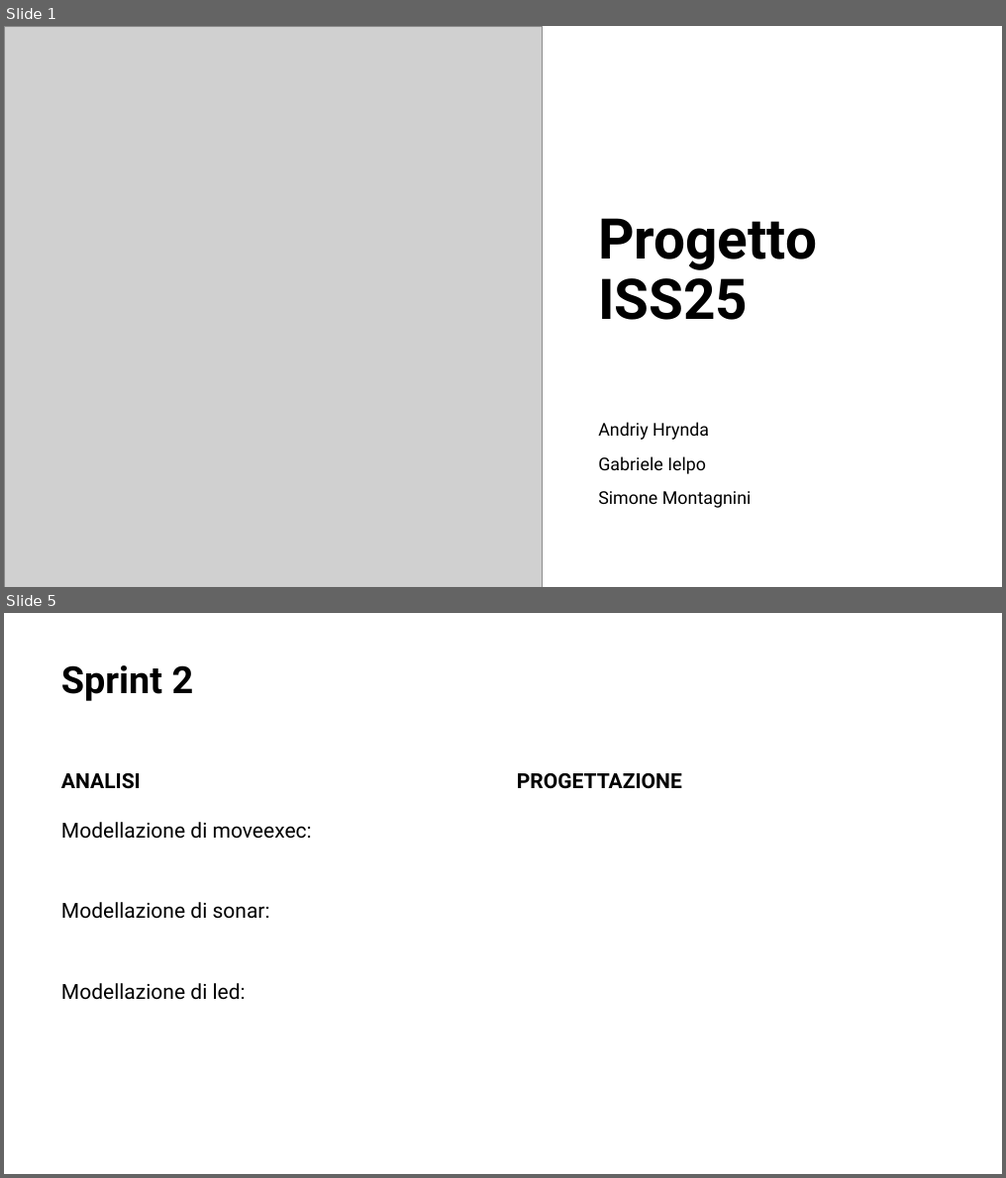
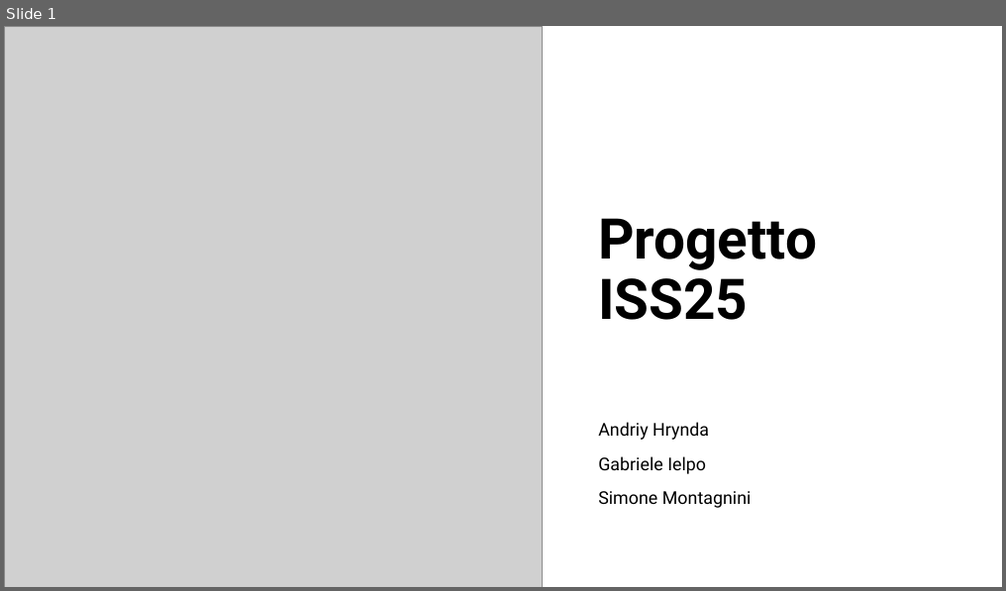
Before and after one commit to simonemontagnini02/ProgettoISS25, a slide deck: Presentazione/Progetto_ISS25.pptx. Shown one above the other, each under a label of ours: slides 1 and 5 before the commit, slide 1 after it; the slides between them are not shown. The pictures are 1006x1178 and 1006x591 pixels, drawn with LibreOffice and Linux fonts; fonts in the diff are those of the drawing; grey boxes stand for pictures. Boxes give left, top, right and bottom in pixels: in the first picture for what was removed or moved away, otherwise in the second. Text is boxed around its words. In the diff, an @@ line names an element or a change of style, - is before the commit and + after.

```diff
--- a/Presentazione/Progetto_ISS25.pptx
+++ b/Presentazione/Progetto_ISS25.pptx
@@ slide 5 removed at (x1=4, y1=613, x2=1002, y2=1174), background #FFFFFF @@
@@ title removed at (x1=61, y1=665, x2=194, y2=701) @@
-Sprint 2
@@ text removed at (x1=61, y1=773, x2=141, y2=789) @@
-ANALISI
@@ text removed at (x1=517, y1=773, x2=682, y2=789) @@
-PROGETTAZIONE
@@ text removed at (x1=61, y1=822, x2=312, y2=1000) @@
-Modellazione di moveexec:
-Modellazione di sonar:
-Modellazione di led:
```
Also in this commit, not shown: 1 slide changed, 4 slides added, 2 other slides removed, 2 other files.
